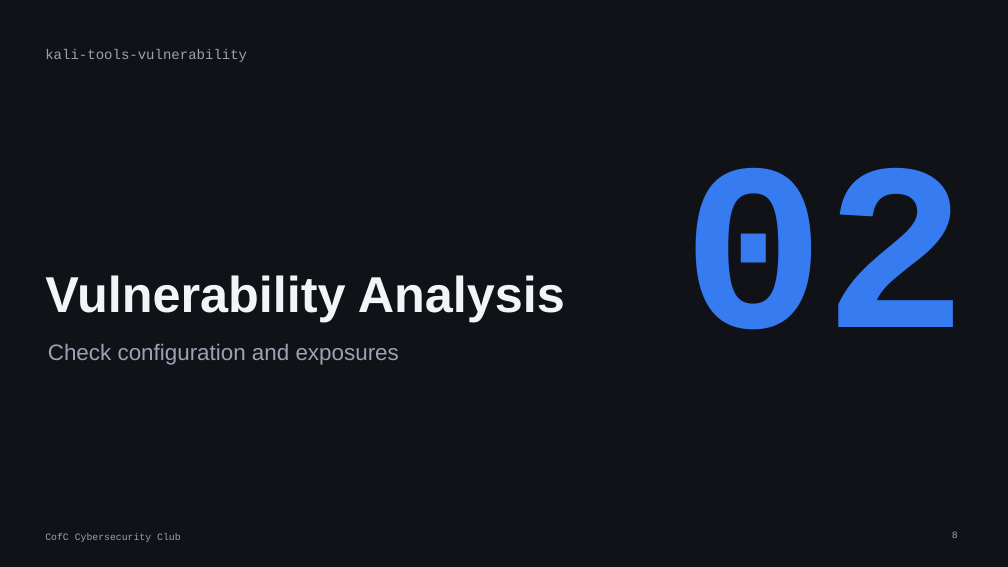
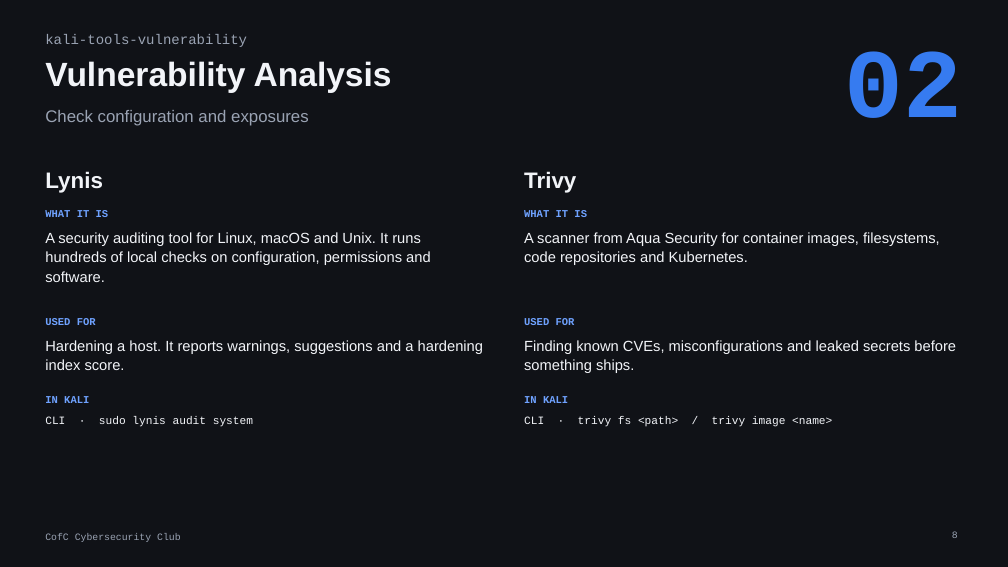
Before and after one commit to cofcsecurity/cofcsecurity.github.io, a slide deck: slide 8 of static/slides/22-kali-tools.pptx. Drawn at 1008x567 pixels with LibreOffice and Linux fonts; fonts in the diff are those of the drawing. Boxes give left, top, right and bottom in pixels: in the first picture for what was removed or moved away, otherwise in the second. Text is boxed around its words. In the diff, an @@ line names an element or a change of style, - is before the commit and + after.

Commit message:
Update Kali Linux Tools slides

```diff
--- a/static/slides/22-kali-tools.pptx
+++ b/static/slides/22-kali-tools.pptx
@@ text "02": place and size @@
-text "02" at (682,167,968,330)
+text "02" at (845,51,963,118)
@@ text "02" at (845,51,963,118): size 340 to 140 pt @@
@@ text "kali-tools-vulnerability": place and size @@
-text "kali-tools-vulnerability" at (45,49,247,62)
+text "kali-tools-vulnerability" at (45,34,247,47)
@@ text "Vulnerability Analysis": place and size @@
-text "Vulnerability Analysis" at (45,275,565,322)
+text "Vulnerability Analysis" at (45,61,392,92)
@@ text "Vulnerability Analysis" at (45,61,392,92): size 72 to 48 pt; vertical alignment bottom to top @@
@@ text "Check configuration and exposures": place and size @@
-text "Check configuration and exposures" at (48,344,399,365)
+text "Check configuration and exposures" at (45,110,309,126)
@@ text "Check configuration and exposures" at (45,110,309,126): size 32 to 24 pt @@
@@ text added at (45,171,103,193), 32 pt, text #F2F4F8, bold @@
+Lynis
@@ text added at (524,171,576,193), 32 pt, text #F2F4F8, bold @@
+Trivy
@@ text added at (45,210,109,217), 15 pt, text #6FA2FF, bold @@
+WHAT IT IS
@@ text added at (45,232,431,282), 21 pt, text #F2F4F8 @@
+A security auditing tool for Linux, macOS and Unix. It runs hundreds of local checks on configuration, permissions and software.
@@ text added at (524,210,587,217), 15 pt, text #6FA2FF, bold @@
+WHAT IT IS
@@ text added at (524,232,940,265), 21 pt, text #F2F4F8 @@
+A scanner from Aqua Security for container images, filesystems, code repositories and Kubernetes.
@@ text added at (45,318,96,325), 15 pt, text #6FA2FF, bold @@
+USED FOR
@@ text added at (524,318,575,325), 15 pt, text #6FA2FF, bold @@
+USED FOR
@@ text added at (45,340,483,370), 21 pt, text #F2F4F8 @@
+Hardening a host. It reports warnings, suggestions and a hardening index score.
@@ text added at (524,340,956,373), 21 pt, text #F2F4F8 @@
+Finding known CVEs, misconfigurations and leaked secrets before something ships.
@@ text added at (45,396,89,403), 15 pt, text #6FA2FF, bold @@
+IN KALI
@@ text added at (45,416,253,427), 16 pt, text #F2F4F8 @@
+CLI · sudo lynis audit system
@@ text added at (524,396,568,403), 15 pt, text #6FA2FF, bold @@
+IN KALI
@@ text added at (524,416,832,427), 16 pt, text #F2F4F8 @@
+CLI · trivy fs <path> / trivy image <name>
```
Also in this commit, not shown: 14 other slides changed, 1 slide removed.
